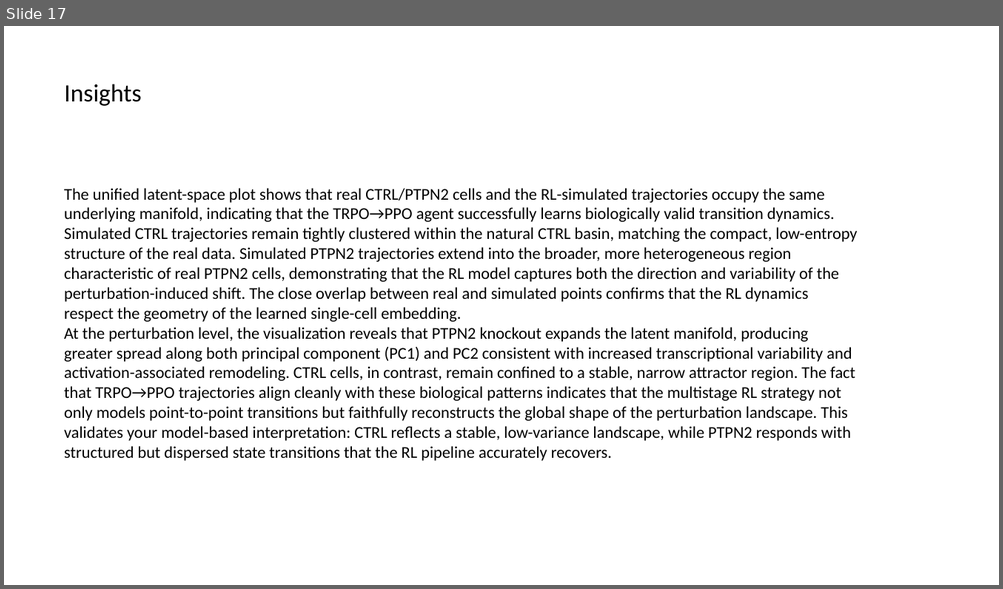
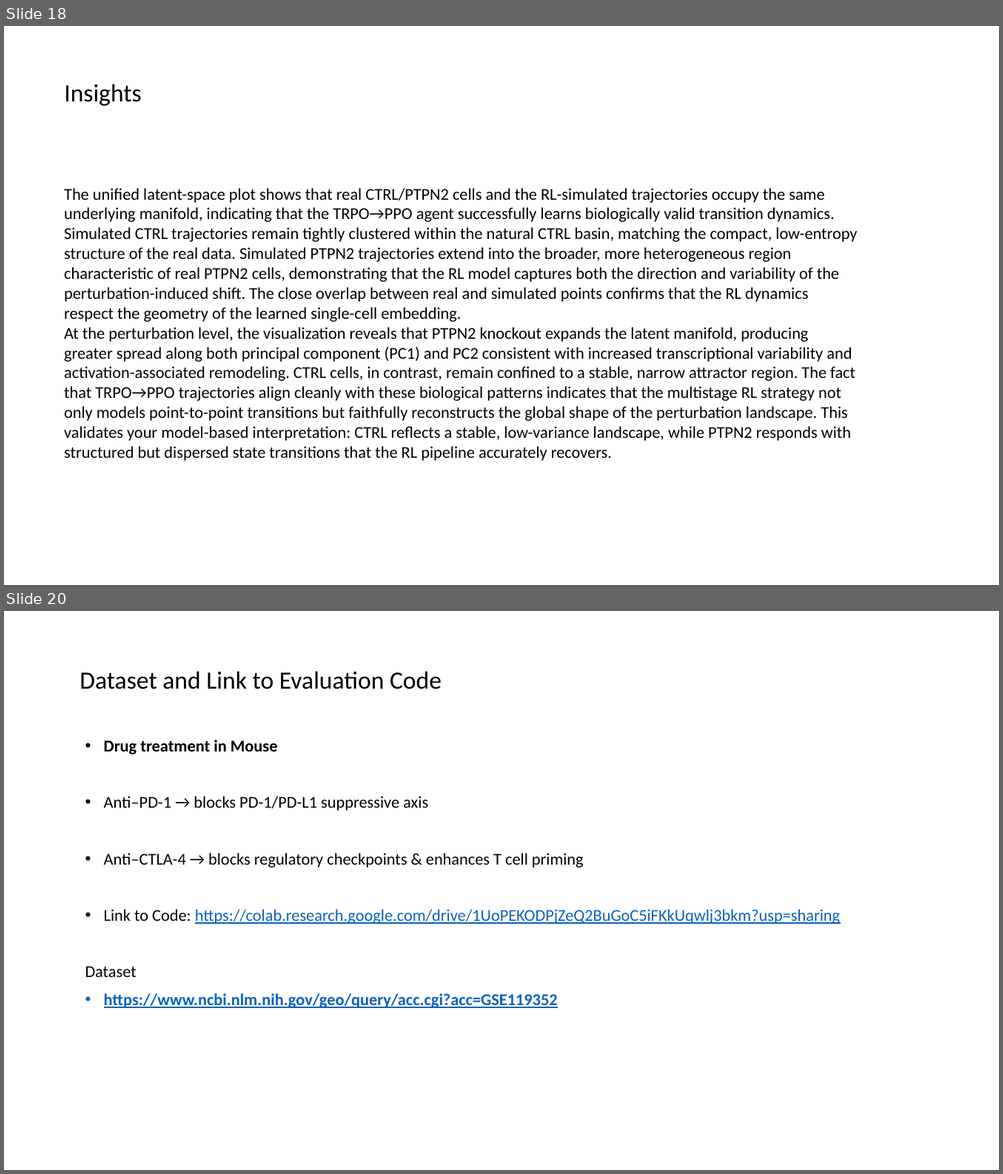
Before and after one commit to boabangf/GNN_RL_gene_trajectory_perturbation, a slide deck: ppt slides for omic codeathon (1) (1).pptx. Shown one above the other, each under a label of ours: slide 17 before the commit, slides 18 and 20 after it; the slides between them are not shown. The pictures are 1003x589 and 1003x1174 pixels, drawn with LibreOffice and Linux fonts; fonts in the diff are those of the drawing. Boxes give left, top, right and bottom in pixels: in the first picture for what was removed or moved away, otherwise in the second. Text is boxed around its words. In the diff, an @@ line names an element or a change of style, - is before the commit and + after.

```diff
--- a/ppt slides for omic codeathon (1) (1).pptx
+++ b/ppt slides for omic codeathon (1) (1).pptx
@@ slide 20 added at box(4, 611, 999, 1170), background #FFFFFF @@
@@ title added at box(79, 671, 441, 689), 24 pt, text #000000 @@
+Dataset and Link to Evaluation Code
@@ text added at box(85, 740, 839, 1008), 16 pt, text #0563C1, underline @@
+• Drug treatment in Mouse
+• Anti–PD-1 → blocks PD-1/PD-L1 suppressive axis
+• Anti–CTLA-4 → blocks regulatory checkpoints & enhances T cell priming
+• Link to Code: https://colab.research.google.com/drive/1UoPEKODPjZeQ2BuGoC5iFKkUqwlj3bkm?usp=sharing
+Dataset
+• https://www.ncbi.nlm.nih.gov/geo/query/acc.cgi?acc=GSE119352
@@ what was slide 17 is now slide 18 @@
```
Also in this commit, not shown: 5 slides changed, 4 other slides added.
